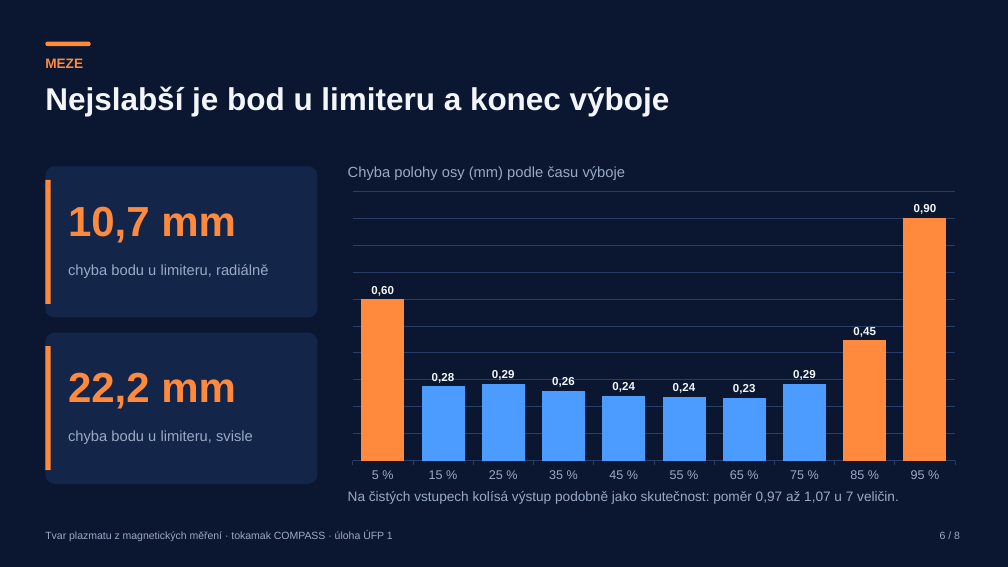
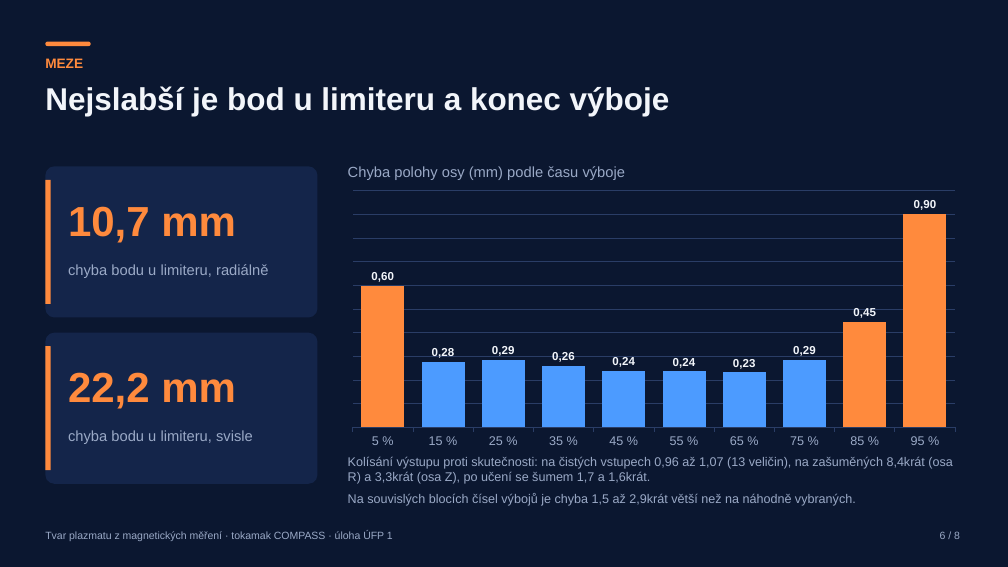
Before and after one commit to mschiller890/hackathon, a slide deck: slide 11 of presentation/deck/slides.pptx. Drawn at 1008x567 pixels with LibreOffice and Linux fonts; fonts in the diff are those of the drawing. Boxes give left, top, right and bottom in pixels: in the first picture for what was removed or moved away, otherwise in the second. Text is boxed around its words. In the diff, an @@ line names an element or a change of style, - is before the commit and + after.

```diff
--- a/presentation/deck/slides.pptx
+++ b/presentation/deck/slides.pptx
@@ column chart: place and size @@
-column chart at <box>340,185,968,488</box>
+column chart at <box>340,185,968,454</box>
@@ text at <box>348,456,952,506</box>: text changed; size 13 to 12 pt @@
-Na čistých vstupech kolísá výstup podobně jako skutečnost: poměr 0,97 až 1,07 u 7 veličin.
+Kolísání výstupu proti skutečnosti: na čistých vstupech 0,96 až 1,07 (13 veličin), na zašuměných 8,4krát (osa R) a 3,3krát (osa Z), po učení se šumem 1,7 a 1,6krát.
+Na souvislých blocích čísel výbojů je chyba 1,5 až 2,9krát větší než na náhodně vybraných.
```
Also in this commit, not shown: 4 other slides changed, 1 other file.
